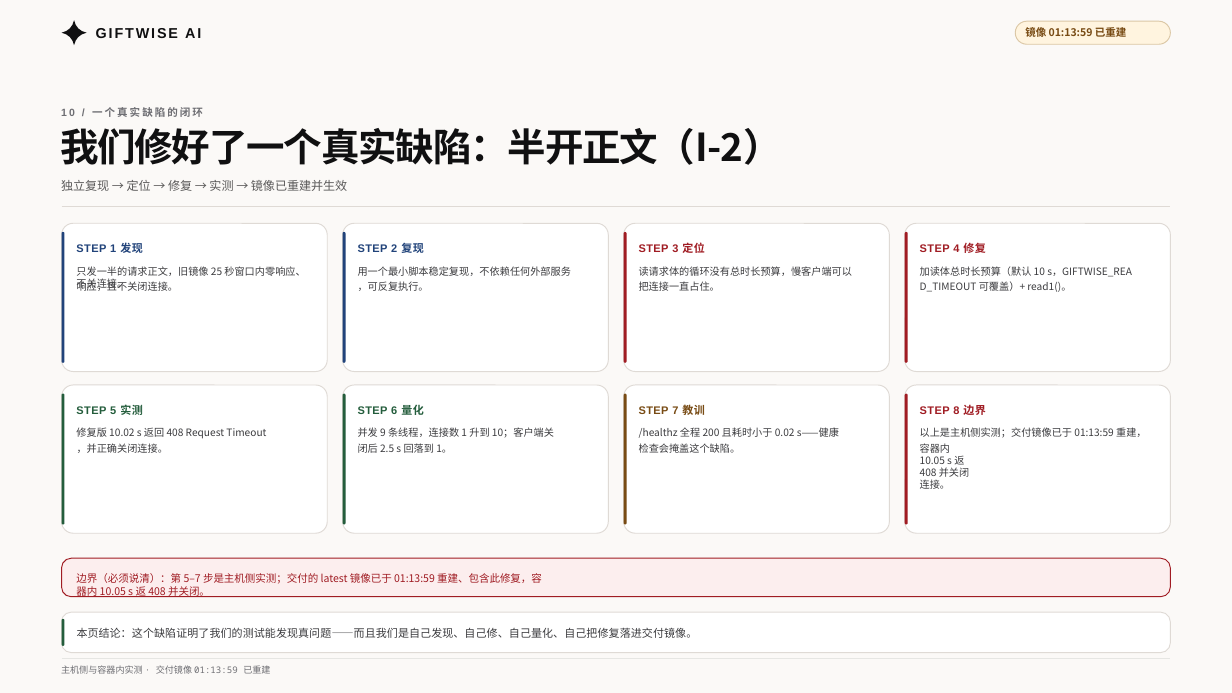
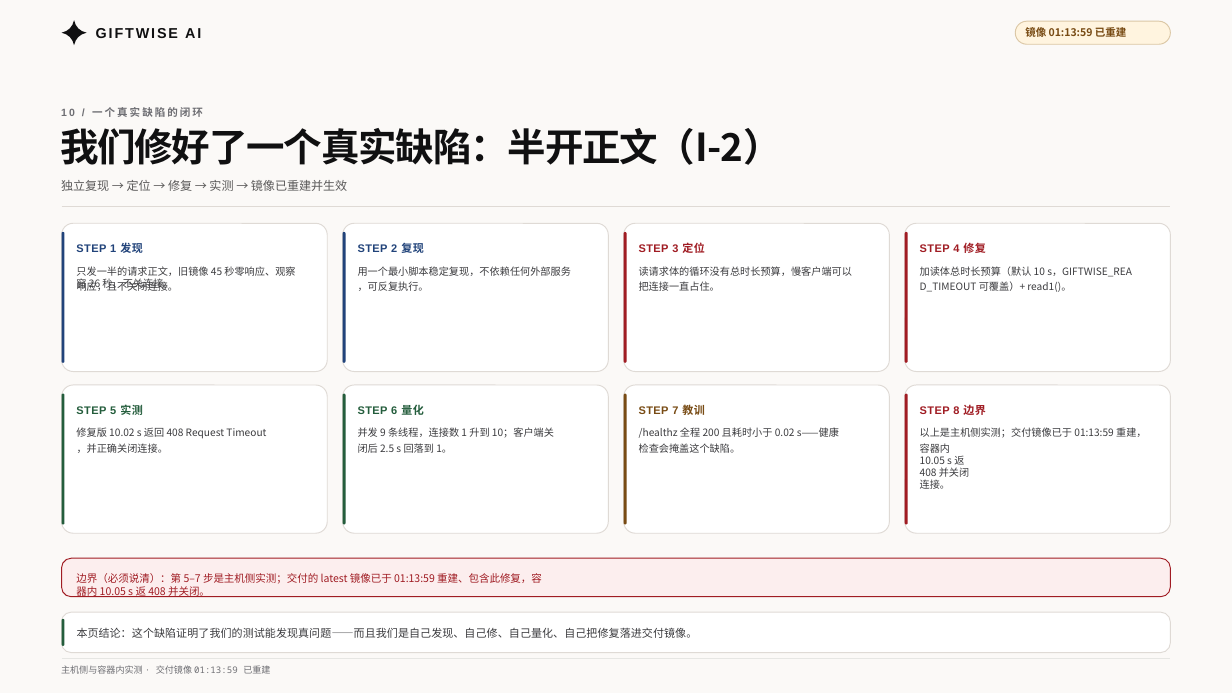
Before and after one commit to sunnyyang0822-stack/GiftWise-AI, a slide deck: slide 10 of docs/competition/答辩PPT-GiftWise-修订版-2026-10-31.pptx. Drawn at 1232x693 pixels with LibreOffice and Linux fonts; fonts in the diff are those of the drawing. Boxes give left, top, right and bottom in pixels: in the first picture for what was removed or moved away, otherwise in the second. Text is boxed around its words. In the diff, an @@ line names an element or a change of style, - is before the commit and + after.

```diff
--- a/docs/competition/答辩PPT-GiftWise-修订版-2026-10-31.pptx
+++ b/docs/competition/答辩PPT-GiftWise-修订版-2026-10-31.pptx
@@ text at [76,266,295,291]: text changed @@
-只发一半的请求正文，旧镜像 25 秒窗口内零响应、不关连接。
+只发一半的请求正文，旧镜像 45 秒零响应、观察窗 26 秒、不关连接。
```
Also in this commit, not shown: 1 other slide changed.
